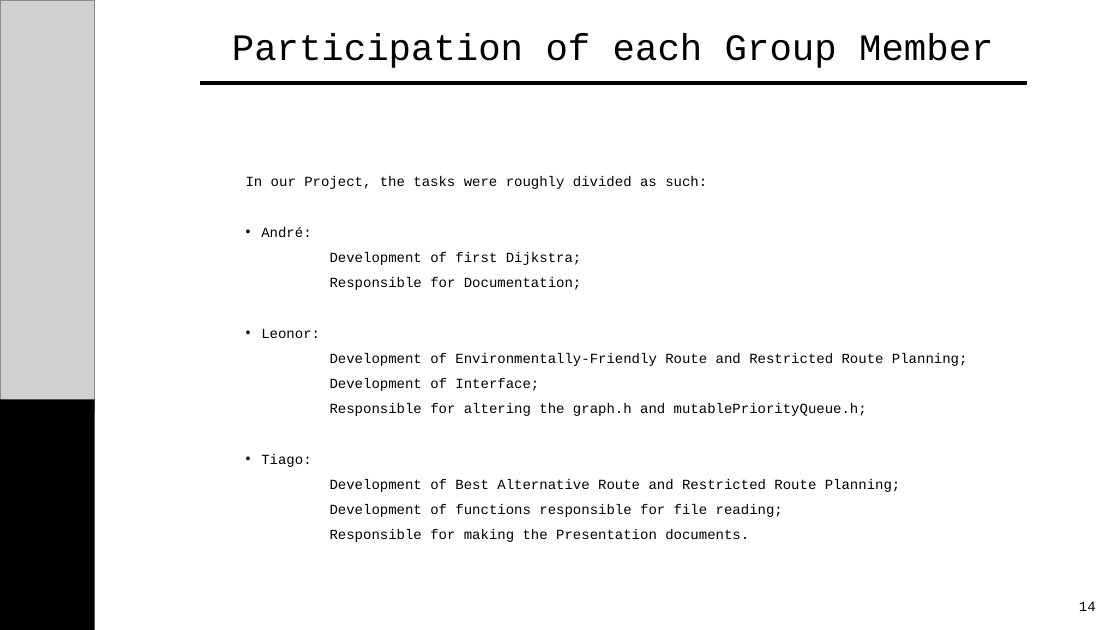
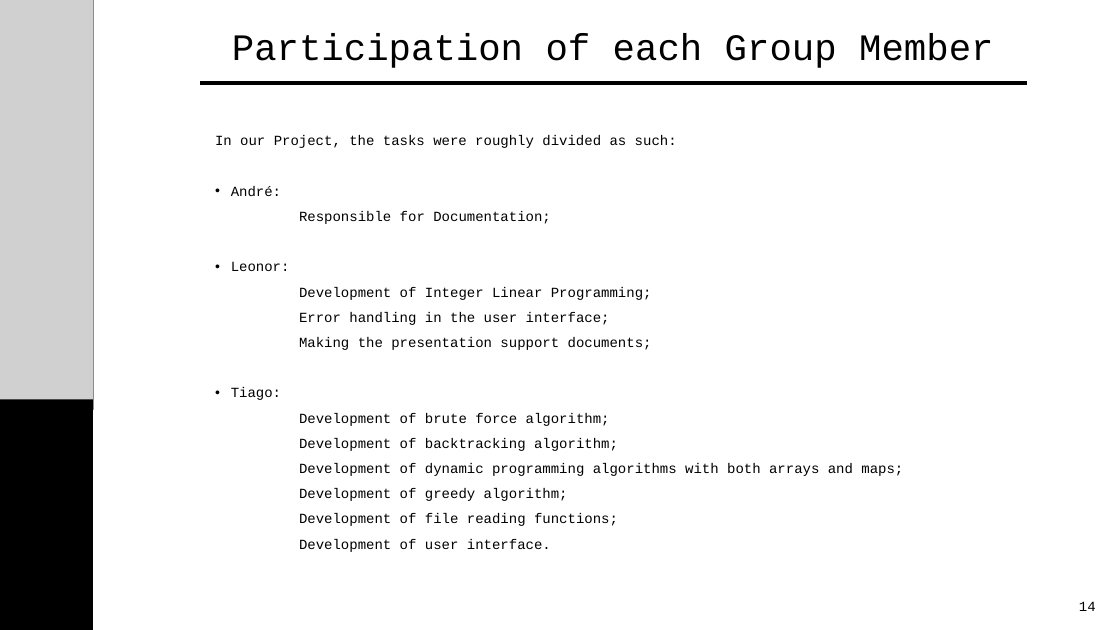
Before and after one commit to taguinhas/DA2425_PRJ2_G35, a slide deck: slide 13 of DA_P2_Presentation.pptx (slide 14 before the commit). Drawn at 1120x630 pixels with LibreOffice and Linux fonts; fonts in the diff are those of the drawing; grey boxes stand for pictures; background and template pictures are left out. Boxes give left, top, right and bottom in pixels: in the first picture for what was removed or moved away, otherwise in the second. Text is boxed around its words. In the diff, an @@ line names an element or a change of style, - is before the commit and + after.

Commit message:
changed ppt

```diff
--- a/DA_P2_Presentation.pptx
+++ b/DA_P2_Presentation.pptx
@@ text "In our Project, the tasks ...": place and size @@
-text "In our Project, the tasks ..." at (246, 176, 968, 542)
+text "In our Project, the tasks ..." at (215, 135, 903, 552)
@@ text at (330, 252, 582, 265): paragraph removed @@
-Development of first Dijkstra;
@@ text at (299, 287, 652, 350): text changed @@
-  Development of Environmentally-Friendly Route and Restricted Route Planning;
-  Development of Interface;
-  Responsible for altering the graph.h and mutablePriorityQueue.h;
+  Development of Integer Linear Programming;
+  Error handling in the user interface;
+  Making the presentation support documents;
@@ text at (299, 413, 903, 552): text changed @@
-  Development of Best Alternative Route and Restricted Route Planning;
-  Development of functions responsible for file reading;
-  Responsible for making the Presentation documents.
+  Development of brute force algorithm;
+  Development of backtracking algorithm;
+  Development of dynamic programming algorithms with both arrays and maps;
+  Development of greedy algorithm;
+  Development of file reading functions;
+  Development of user interface.
```
Also in this commit, not shown: 3 other slides changed, 10 slides added, 11 slides removed.
